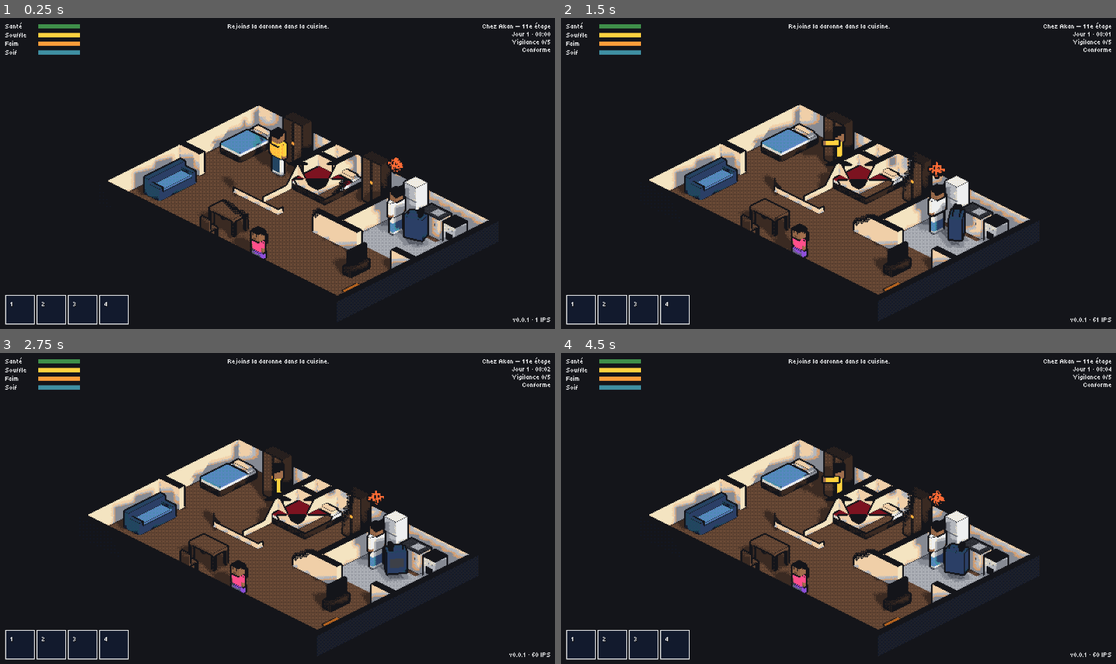
Above: before the commit, frames 1-4 (two rows, left to right).
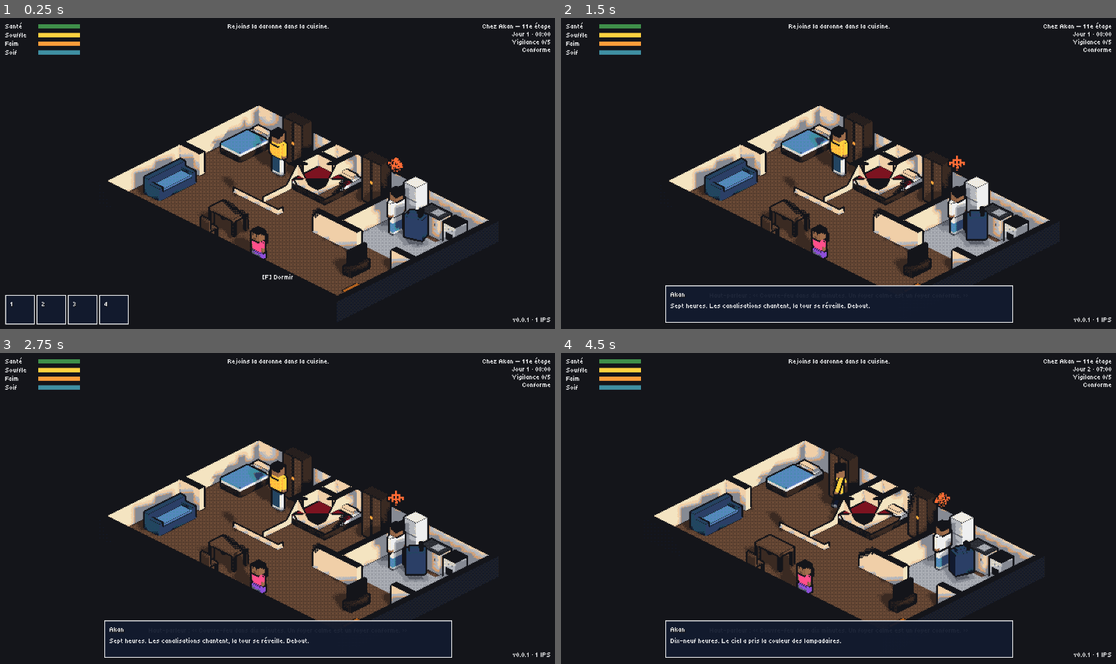
Above: after the commit, the same moments.

Repository: Yato-350/91350
Game: Godot game, scene res://scenes/main/game.tscn
The game is run twice, just before and just after one commit, with the same random seed, the same clock (stepped at 60 frames per second) and the same inputs.
Inputs (mouse positions are in pixels of both pictures, inside the frame that each line leads up to):
- Up to frame 1 (0.25 s): no input
- Up to frame 2 (1.5 s): tap Enter (ui_accept) at 0.5, 0.77 s; move the mouse to (960, 157) at 0.52 s; hold D (move_right) 0.53-1.25 s; hold F (interact) 0.53-1.25 s; click (960, 157) at 0.67 s; click (966, 248) at 1.25 s, where only the run after the commit has a clickable "Dormir jusqu'au matin"
- Up to frame 3 (2.75 s): drag from (166, 524) to (249, 570) at 2.02 s
- Up to frame 4 (4.5 s): move the mouse to (894, 440) at 2.77 s; hold D (move_right) 2.78-3.5 s; hold Space (attack) 2.78-3.5 s; tap F (interact) at 3.05 s; click (966, 595) at 3.5 s, where only the run after the commit has a clickable "Faire une sieste jusqu'au soir"; drag from (810, 570) to (672, 461) at 4.27 s

The runs differ from the first frame. In frame 1, less than 0.1% of the frame differs, in the area x 47-53%, y 82-85%; in frame 2, 18%; in frame 3, 19%, in the area x 0-100%, y 4-99%; in frame 4, 13%.

Commit message:
feat: gris du régime, points d'action, lit d'Akan et horaires du point de ration
- La saturation du rendu suit le lieu : 0,6 sous le régime, pleine couleur une fois
  la zone libérée (transition de 4 s) ; un logement garde toujours ses couleurs.
- Points d'action en données (« spots ») : un geste joue un dialogue, sous condition,
  et peut être un délit (tag, sabotage).
- Le lit d'Akan : dormir jusqu'au matin ou faire la sieste jusqu'au soir ; la nuit
  répare le corps.
- Le point de ration ouvre de 7 h à 20 h ; un personnage part quand sa condition de
  présence cesse d'être vraie, horaires compris.
- Le vocabulaire des dialogues se partage entre Story (récit) et Neighbourhood
  (quartier).

Co-Authored-By: Claude Opus 5.5 <noreply@anthropic.com>
Claude-Session: https://claude.ai/code/session_0191MuXXX6bNUbLG7aSk85Tz

Diff:
--- a/data/interiors/appartement_akan.json
+++ b/data/interiors/appartement_akan.json
@@ -2,10 +2,11 @@
 	"id": "appartement_akan",
 	"name": "PLACE_APPARTEMENT_AKAN",
 	"territory": "grigny2",
+	"home": true,
 	"plan": [
 		"#############",
 		"#b.w#B.w#fkc#",
-		"#b.l#B..#de,#",
+		"#bzl#B..#de,#",
 		"#...#..m#,,i#",
 		"##.###.###.##",
 		"#s........v.#",
@@ -21,7 +22,8 @@
 		"i": "cuisine",
 		"e": "evier",
 		"d": "daronne",
-		"y": "maya"
+		"y": "maya",
+		"z": "lit"
 	},
 	"floors": {
 		",": "beton_5"
@@ -79,6 +81,17 @@
 			"at": "evier"
 		}
 	],
+	"spots": [
+		{
+			"id": "lit",
+			"at": "lit",
+			"prompt": "PROMPT_DORMIR",
+			"dialogue": [
+				"akan",
+				"dormir"
+			]
+		}
+	],
 	"npcs": [
 		{
 			"id": "daronne",
--- a/data/interiors/appartement_lucien.json
+++ b/data/interiors/appartement_lucien.json
@@ -2,6 +2,7 @@
 	"id": "appartement_lucien",
 	"name": "PLACE_APPARTEMENT_LUCIEN",
 	"territory": "grigny2",
+	"home": true,
 	"plan": [
 		"###########",
 		"#ss...ee..#",
--- a/data/schemas/interiors.schema.json
+++ b/data/schemas/interiors.schema.json
@@ -24,6 +24,10 @@
 			"type": "string",
 			"description": "Zone de territoire qui abrite ce lieu."
 		},
+		"home": {
+			"type": "boolean",
+			"description": "Un logement : il garde ses couleurs même sous le régime."
+		},
 		"plan": {
 			"type": "array",
 			"minItems": 3,
@@ -196,6 +200,51 @@
 				}
 			}
 		},
+		"spots": {
+			"type": "array",
+			"description": "Points d'action : interagir joue un dialogue (lit, mur à taguer, boîtier).",
+			"items": {
+				"type": "object",
+				"required": [
+					"id",
+					"at",
+					"prompt",
+					"dialogue"
+				],
+				"additionalProperties": false,
+				"properties": {
+					"id": {
+						"type": "string",
+						"pattern": "^[a-z][a-z0-9_]*$"
+					},
+					"at": {
+						"type": "string",
+						"description": "Repère du point."
+					},
+					"prompt": {
+						"type": "string",
+						"description": "Clé du verbe affiché."
+					},
+					"dialogue": {
+						"type": "array",
+						"description": "[fichier de dialogue/, entrée].",
+						"items": {
+							"type": "string"
+						},
+						"minItems": 2,
+						"maxItems": 2
+					},
+					"if": {
+						"type": "object",
+						"description": "Condition pour que le geste soit possible (voir conditions.gd)."
+					},
+					"offence": {
+						"type": "boolean",
+						"description": "Vrai pour un geste interdit : les guetteurs qui voient Akan s'inquiètent."
+					}
+				}
+			}
+		},
 		"cameras": {
 			"type": "array",
 			"items": {
--- a/data/schemas/zones.schema.json
+++ b/data/schemas/zones.schema.json
@@ -143,6 +143,51 @@
 					"if": {
 						"type": "object",
 						"description": "Condition de présence (voir scripts/systems/quests/conditions.gd)."
+					}
+				}
+			}
+		},
+		"spots": {
+			"type": "array",
+			"description": "Points d'action : interagir joue un dialogue (lit, mur à taguer, boîtier).",
+			"items": {
+				"type": "object",
+				"required": [
+					"id",
+					"at",
+					"prompt",
+					"dialogue"
+				],
+				"additionalProperties": false,
+				"properties": {
+					"id": {
+						"type": "string",
+						"pattern": "^[a-z][a-z0-9_]*$"
+					},
+					"at": {
+						"type": "string",
+						"description": "Repère du point."
+					},
+					"prompt": {
+						"type": "string",
+						"description": "Clé du verbe affiché."
+					},
+					"dialogue": {
+						"type": "array",
+						"description": "[fichier de dialogue/, entrée].",
+						"items": {
+							"type": "string"
+						},
+						"minItems": 2,
+						"maxItems": 2
+					},
+					"if": {
+						"type": "object",
+						"description": "Condition pour que le geste soit possible (voir conditions.gd)."
+					},
+					"offence": {
+						"type": "boolean",
+						"description": "Vrai pour un geste interdit : les guetteurs qui voient Akan s'inquiètent."
 					}
 				}
 			}
--- a/data/zones/grigny2.json
+++ b/data/zones/grigny2.json
@@ -82,7 +82,13 @@
 			"character": "vigile",
 			"at": "-68.5,-143.5",
 			"dialogue": "file",
-			"cue": "controle"
+			"cue": "controle",
+			"if": {
+				"hours": [
+					7,
+					20
+				]
+			}
 		},
 		{
 			"id": "monsieur_paul",
@@ -93,6 +99,10 @@
 			"if": {
 				"not_flags": [
 					"paul_embarque"
+				],
+				"hours": [
+					7,
+					20
 				]
 			}
 		},
@@ -101,14 +111,26 @@
 			"character": "civil_2",
 			"at": "-68.5,-139.5",
 			"dialogue": "voisins",
-			"cue": "file"
+			"cue": "file",
+			"if": {
+				"hours": [
+					7,
+					20
+				]
+			}
 		},
 		{
 			"id": "voisin_file",
 			"character": "civil_3",
 			"at": "-68.5,-138",
 			"dialogue": "voisins",
-			"cue": "file_2"
+			"cue": "file_2",
+			"if": {
+				"hours": [
+					7,
+					20
+				]
+			}
 		},
 		{
 			"id": "tonton",
--- a/locale/strings.csv
+++ b/locale/strings.csv
@@ -130,6 +130,7 @@
 PROMPT_MONTER,"Monter"
 PROMPT_DESCENDRE,"Descendre"
 PROMPT_FRAPPER,"Frapper"
+PROMPT_DORMIR,"Dormir"
 QUEST_ASCENSEUR,"Ascenseur en panne"
 QUEST_ASCENSEUR_SUMMARY,"La daronne a besoin d'eau. L'ascenseur, lui, a besoin d'un miracle."
 OBJ_ASCENSEUR_PARLER,"Rejoins la daronne dans la cuisine."
@@ -140,7 +141,7 @@
 OBJ_ASCENSEUR_HALL,"Descends au hall par l'escalier."
 QUEST_FILE,"La file"
 QUEST_FILE_SUMMARY,"Le point de ration est sur l'esplanade, sous les caméras. Il faut y passer quand même."
-OBJ_FILE_ALLER,"Va au point de ration, sur l'esplanade à l'est de la tour."
+OBJ_FILE_ALLER,"Va au point de ration, sur l'esplanade à l'est de la tour (ouvert de 7 h à 20 h)."
 OBJ_FILE_CONTROLE,"Passe le contrôle du Vigile."
 OBJ_FILE_EAU,"Récupère ton eau."
 OBJ_FILE_RAPPORTER,"Rapporte l'eau à la daronne, au 11e."
--- a/scripts/actors/npc.gd
+++ b/scripts/actors/npc.gd
@@ -7,6 +7,8 @@
 const BODY_HEIGHT := 1.7
 ## Entrée jouée par défaut dans son fichier de dialogue.
 const DEFAULT_CUE := "start"
+## La condition de présence (horaires compris) se relit à ce rythme, en secondes.
+const PRESENCE_CHECK_SECONDS := 1.0
 ## En deçà de cette distance, l'habitant tourne la tête vers Akan.
 const LOOK_DISTANCE := 4.0
 ## Hauteur des yeux d'Akan, que l'on regarde.
@@ -19,6 +21,8 @@
 var visual := CharacterVisual.new()
 ## Condition de présence : quand elle devient fausse, le personnage part.
 var presence := {}
+
+var _presence_left := PRESENCE_CHECK_SECONDS
 
 
 ## Crée le personnage décrit par une entrée « npcs » d'un lieu :
@@ -56,7 +60,11 @@
 		queue_free()
 
 
-func _process(_delta: float) -> void:
+func _process(delta: float) -> void:
+	_presence_left -= delta
+	if _presence_left <= 0.0 and not presence.is_empty():
+		_presence_left = PRESENCE_CHECK_SECONDS
+		_check_presence()
 	var player := get_tree().get_first_node_in_group(Player.GROUP) as Player
 	if player != null and player.global_position.distance_to(global_position) < LOOK_DISTANCE:
 		visual.look_at_point(player.global_position + Vector3.UP * EYE_HEIGHT)
--- a/scripts/autoload/game_state.gd
+++ b/scripts/autoload/game_state.gd
@@ -83,10 +83,7 @@
 	for item_id: String in CONFISCATED:
 		inventory.remove(item_id, ceili(inventory.count(item_id) / 2.0))
 	vitals.heal(RELEASE_HEALTH - vitals.health)
-	var until_wake := fposmod(
-		WAKE_HOUR * GameClock.MINUTES_PER_HOUR - clock.minutes, GameClock.MINUTES_PER_DAY
-	)
-	advance_time(until_wake / GameClock.MINUTES_PER_SECOND)
+	advance_time(clock.minutes_until(WAKE_HOUR) / GameClock.MINUTES_PER_SECOND)
 	_offence_until = -1.0
 	set_flag("deja_arrete")
 
--- a/scripts/main/main.gd
+++ b/scripts/main/main.gd
@@ -8,6 +8,8 @@
 
 const DEFAULT_ZONE := "res://scenes/zones/test_zone.tscn"
 const COLOR_FADE_SECONDS := 1.5
+## Au moment où une zone se libère, ses couleurs reviennent lentement.
+const LIBERATION_SECONDS := 4.0
 ## Où Akan se réveille après une arrestation.
 const HOME := "zone:appartement_akan"
 ## Durée du fondu au noir, à l'aller comme au retour, quand Akan change de lieu.
@@ -60,6 +62,7 @@
 	_layout_ui()
 	EventBus.travel_requested.connect(_on_travel_requested)
 	EventBus.player_downed.connect(_on_player_downed)
+	EventBus.zone_liberated.connect(_on_zone_liberated)
 	var screenshot_scene := parse_screenshot_scene(OS.get_cmdline_user_args())
 	if not screenshot_scene.is_empty():
 		_run_screenshot_mode(screenshot_scene)
@@ -86,8 +89,20 @@
 		_toggle_fullscreen()
 	elif event.is_action_pressed(&"debug_toggle_color"):
 		_colour_enabled = not _colour_enabled
-		var target := 1.0 if _colour_enabled else 0.0
+		var target := _zone_saturation() if _colour_enabled else 0.0
 		EventBus.saturation_change_requested.emit(target, COLOR_FADE_SECONDS)
+
+
+# Gris dans une zone du régime, couleur une fois libre (une scène d'essai : couleur).
+func _zone_saturation() -> float:
+	var zone := _pixel_view.get_zone() as Zone
+	return zone.saturation() if zone != null else Territory.FREE_SATURATION
+
+
+func _on_zone_liberated(zone_id: String) -> void:
+	if zone_id == GameState.territory_id:
+		_colour_enabled = true
+		EventBus.saturation_change_requested.emit(_zone_saturation(), LIBERATION_SECONDS)
 
 
 ## Charge un lieu et y place Akan. `ref` est un chemin de scène ou « zone:<id>[@repère] » ;
@@ -99,6 +114,9 @@
 	var zone := _pixel_view.get_zone() as Zone
 	GameState.enter(ref, zone.territory_id if zone != null else "")
 	_pixel_view.zoom = zone.get_zoom() if zone != null else 1
+	# Derrière le fondu au noir, la couleur du lieu s'installe d'un coup.
+	_colour_enabled = true
+	EventBus.saturation_change_requested.emit(_zone_saturation(), 0.0)
 	var player := get_player()
 	if player != null and position.size() == 3:
 		player.teleport(Vector3(position[0], position[1], position[2]))
--- /dev/null
+++ b/scripts/systems/dialogue/neighbourhood.gd
@@ -0,0 +1,43 @@
+class_name Neighbourhood
+extends RefCounted
+## Le vocabulaire des fichiers de dialogue, côté quartier : l'heure et le couvre-feu, la
+## réputation d'Akan, le Soutien et la Vigilance de la zone, le sommeil et les trajets
+## (« if curfew() », « $> vigilance(1) »). Le récit lui-même est dans Story.
+
+
+func reputation(group: String) -> int:
+	return GameState.progression.reputation(group)
+
+
+func rep(group: String, amount: int) -> void:
+	GameState.progression.add_reputation(group, amount)
+
+
+func support(amount: int) -> void:
+	GameState.territory.add_support(GameState.territory_id, amount)
+
+
+func vigilance(amount: float) -> void:
+	GameState.surveillance.report(GameState.territory_id, amount)
+
+
+func hour() -> int:
+	return GameState.clock.hour()
+
+
+## Vrai pendant le couvre-feu, avancé d'une heure quand le régime s'inquiète.
+func curfew() -> bool:
+	return GameState.is_curfew()
+
+
+## Akan dort jusqu'à la prochaine fois qu'il est `wake_hour` heures : le temps passe
+## (couvre-feu compris) et la nuit répare le corps ; le ventre, lui, attend le réveil.
+func sleep_until(wake_hour: int) -> void:
+	var minutes := GameState.clock.minutes_until(wake_hour)
+	GameState.advance_time(minutes / GameClock.MINUTES_PER_SECOND)
+	GameState.vitals.heal(Vitals.MAX_HEALTH)
+
+
+## Emmène Akan ailleurs à la fin de la réplique : travel("hall_tour@escalier").
+func travel(target: String) -> void:
+	EventBus.travel_requested.emit(target)
--- a/scripts/systems/dialogue/story.gd
+++ b/scripts/systems/dialogue/story.gd
@@ -1,8 +1,9 @@
 class_name Story
 extends RefCounted
-## Le vocabulaire des fichiers de dialogue : ce qu'une réplique peut lire de la partie
-## (« if flag("radio") ») et ce qu'elle peut y changer (« $> give("piles", 2) »).
-## Les dialogues ne touchent ainsi jamais directement aux systèmes du jeu.
+## Le vocabulaire des fichiers de dialogue, côté récit : ce qu'une réplique peut lire de
+## l'histoire d'Akan (« if flag("radio") ») et ce qu'elle peut y changer
+## (« $> give("piles", 2) »). Le quartier (heure, Soutien, Vigilance) est dans
+## Neighbourhood. Les dialogues ne touchent ainsi jamais directement aux systèmes du jeu.
 
 
 func flag(flag_name: String) -> bool:
@@ -56,34 +57,5 @@
 	return GameState.quests.is_step(quest, step_id)
 
 
-func reputation(group: String) -> int:
-	return GameState.progression.reputation(group)
-
-
-func rep(group: String, amount: int) -> void:
-	GameState.progression.add_reputation(group, amount)
-
-
-func support(amount: int) -> void:
-	GameState.territory.add_support(GameState.territory_id, amount)
-
-
-func vigilance(amount: float) -> void:
-	GameState.surveillance.report(GameState.territory_id, amount)
-
-
 func xp(amount: int) -> void:
 	GameState.progression.add_xp(amount)
-
-
-func hour() -> int:
-	return GameState.clock.hour()
-
-
-func curfew() -> bool:
-	return GameState.clock.is_curfew()
-
-
-## Emmène Akan ailleurs à la fin de la réplique : travel("hall_tour@escalier").
-func travel(target: String) -> void:
-	EventBus.travel_requested.emit(target)
--- a/scripts/systems/territory/territory.gd
+++ b/scripts/systems/territory/territory.gd
@@ -9,6 +9,10 @@
 ## Une zone se libère quand le Contrôle est tombé et que le Soutien a monté.
 const LIBERATION_MAX_CONTROL := 25
 const LIBERATION_MIN_SUPPORT := 75
+## Saturation du rendu dans une zone tenue par le régime : le gris, sans tout éteindre
+## (les couleurs de la vie du quartier percent encore). Libre : pleine couleur.
+const REGIME_SATURATION := 0.6
+const FREE_SATURATION := 1.0
 
 ## zone → {"control": int, "support": int, "liberated": bool}
 var _zones := {}
@@ -48,6 +52,14 @@
 		and control(zone_id) <= LIBERATION_MAX_CONTROL
 		and support(zone_id) >= LIBERATION_MIN_SUPPORT
 	)
+
+
+## La couleur, c'est la liberté : gris dans une zone du régime, couleur une fois libre
+## (et hors de tout territoire, comme la zone d'essai).
+func saturation(zone_id: String) -> float:
+	if not _zones.has(zone_id) or is_liberated(zone_id):
+		return FREE_SATURATION
+	return REGIME_SATURATION
 
 
 func is_liberated(zone_id: String) -> bool:
--- a/scripts/systems/time/game_clock.gd
+++ b/scripts/systems/time/game_clock.gd
@@ -32,6 +32,11 @@
 	return int(minutes / MINUTES_PER_HOUR)
 
 
+## Minutes de jeu avant la prochaine fois qu'il sera `target_hour` heures (0 s'il l'est).
+func minutes_until(target_hour: float) -> float:
+	return fposmod(target_hour * MINUTES_PER_HOUR - minutes, MINUTES_PER_DAY)
+
+
 func format() -> String:
 	return "%02d:%02d" % [hour(), int(minutes) % int(MINUTES_PER_HOUR)]
 
--- a/scripts/ui/dialogue_balloon.gd
+++ b/scripts/ui/dialogue_balloon.gd
@@ -4,7 +4,8 @@
 ## (Calme, Cash, Malin). Pendant un dialogue, le jeu est en pause.
 ##
 ## Les dialogues sont des fichiers dialogue/*.dialogue (addon Dialogue Manager) ; ils
-## lisent et changent la partie par le vocabulaire de Story.
+## lisent et changent la partie par le vocabulaire de Story (le récit) et de
+## Neighbourhood (le quartier).
 
 const DIALOGUE_PATH := "res://dialogue/%s.dialogue"
 const TONE_TAG := "ton"
@@ -20,7 +21,8 @@
 var _waiting_list: Array[Array] = []
 var _resource: DialogueResource
 var _line: DialogueLine
-var _story := Story.new()
+## Ce que les dialogues peuvent lire et changer de la partie.
+var _vocabulary: Array = [Story.new(), Neighbourhood.new()]
 var _waiting := false
 var _speaker := Label.new()
 var _text := RichTextLabel.new()
@@ -99,7 +101,9 @@
 
 func _next(key: String) -> void:
 	_waiting = true
-	var line: DialogueLine = await DialogueManager.get_next_dialogue_line(_resource, key, [_story])
+	var line: DialogueLine = await DialogueManager.get_next_dialogue_line(
+		_resource, key, _vocabulary
+	)
 	_waiting = false
 	if line == null:
 		_finish()
--- /dev/null
+++ b/scripts/world/spot.gd
@@ -0,0 +1,52 @@
+class_name Spot
+extends Interactable
+## Un point d'action posé par les données d'un lieu : le lit d'Akan, un mur à taguer, un
+## boîtier à saboter. Interagir joue un dialogue, et c'est lui qui décide de ce qui se
+## passe ; un geste interdit rend Akan suspect aux yeux de qui le voit.
+
+## Le point se réévalue (heures, drapeaux) à ce rythme, en secondes.
+const REFRESH_SECONDS := 0.5
+
+var spot_id := ""
+## [fichier, entrée] du dialogue joué.
+var dialogue: Array = []
+## Condition (comme le « if » des personnages) pour que le geste soit possible.
+var condition := {}
+## Vrai pour un geste interdit (tag, sabotage).
+var offence := false
+
+var _refresh_left := 0.0
+
+
+## Crée le point décrit par une entrée « spots » d'un lieu :
+## {"id", "at", "prompt", "dialogue": [fichier, entrée], "if", "offence"}.
+static func create(definition: Dictionary) -> Spot:
+	var spot := Spot.new()
+	spot.spot_id = definition["id"]
+	spot.name = "Spot" + spot.spot_id.to_pascal_case()
+	spot.prompt = definition.get("prompt", "")
+	spot.dialogue = definition.get("dialogue", [])
+	spot.condition = definition.get("if", {})
+	spot.offence = definition.get("offence", false)
+	spot.interacted.connect(spot._on_interacted)
+	spot.refresh()
+	return spot
+
+
+## Relit la condition : le geste est-il possible maintenant ?
+func refresh() -> void:
+	enabled = Conditions.check(condition)
+
+
+func _process(delta: float) -> void:
+	_refresh_left -= delta
+	if _refresh_left <= 0.0:
+		_refresh_left = REFRESH_SECONDS
+		refresh()
+
+
+func _on_interacted(_player: Player) -> void:
+	if offence:
+		GameState.commit_offence()
+	if dialogue.size() == 2:
+		EventBus.dialogue_requested.emit(dialogue[0], dialogue[1])
--- a/scripts/world/zone.gd
+++ b/scripts/world/zone.gd
@@ -76,6 +76,7 @@
 		_add_door(door)
 	_add_props()
 	_add_pickups()
+	_add_spots()
 	_add_npcs()
 	_add_cameras()
 	_add_vigiles()
@@ -100,6 +101,14 @@
 
 func get_zoom() -> int:
 	return INTERIOR_ZOOM if is_interior else 1
+
+
+## Saturation du rendu ici : gris dans le territoire du régime, couleur une fois libre ;
+## un logement (« home ») garde toujours ses couleurs : chez soi, le régime n'entre pas.
+func saturation() -> float:
+	if definition.get("home", false):
+		return Territory.FREE_SATURATION
+	return GameState.territory.saturation(territory_id)
 
 
 func _physics_process(_delta: float) -> void:
@@ -250,6 +259,13 @@
 		add_child(node)
 
 
+func _add_spots() -> void:
+	for spot_data: Dictionary in definition.get("spots", []):
+		var spot := Spot.create(spot_data)
+		spot.position = marker_position(spot_data["at"])
+		add_child(spot)
+
+
 # Un personnage n'est là que si sa condition « if » est vraie à l'arrivée d'Akan.
 func _add_npcs() -> void:
 	for npc: Dictionary in definition.get("npcs", []):
--- a/tests/test_clock_territory.gd
+++ b/tests/test_clock_territory.gd
@@ -66,3 +66,21 @@
 	assert_true(copy.is_liberated("grigny2"))
 	assert_eq(copy.support("grigny2"), 80)
 	assert_false(copy.is_liberated("inconnue"))
+
+
+func test_the_clock_counts_the_minutes_until_an_hour_comes_round() -> void:
+	var clock := GameClock.new()
+	clock.minutes = 14 * 60.0
+	assert_eq(clock.minutes_until(21), 7 * 60.0)
+	assert_eq(clock.minutes_until(7), 17 * 60.0, "demain matin")
+	assert_eq(clock.minutes_until(14), 0.0)
+
+
+func test_the_regime_greys_its_zones_and_freedom_brings_the_colour_back() -> void:
+	var territory := Territory.new()
+	territory.register("grigny2", 85, 15)
+	assert_eq(territory.saturation("grigny2"), Territory.REGIME_SATURATION)
+	assert_lt(Territory.REGIME_SATURATION, 1.0)
+	territory.liberate("grigny2")
+	assert_eq(territory.saturation("grigny2"), 1.0)
+	assert_eq(territory.saturation(""), 1.0, "hors territoire : pleine couleur")
--- a/tests/test_dialogue.gd
+++ b/tests/test_dialogue.gd
@@ -87,6 +87,7 @@
 
 func test_the_story_vocabulary_reads_and_changes_the_game() -> void:
 	var story := Story.new()
+	var street := Neighbourhood.new()
 	GameState.enter("zone:grigny2", "grigny2")
 	story.give("piles", 3)
 	assert_true(story.has("piles", 3))
@@ -96,16 +97,16 @@
 	assert_true(story.flag("radio"))
 	story.clear_flag("radio")
 	assert_false(story.flag("radio"))
-	story.rep("familles", 5)
-	story.support(10)
-	story.vigilance(1)
+	street.rep("familles", 5)
+	street.support(10)
+	street.vigilance(1)
 	story.xp(100)
-	assert_eq(story.reputation("familles"), 5)
+	assert_eq(street.reputation("familles"), 5)
 	assert_eq(GameState.territory.support("grigny2"), 25)
 	assert_eq(GameState.surveillance.level("grigny2"), 1)
 	assert_eq(GameState.progression.level, 2)
 	watch_signals(EventBus)
-	story.travel("hall_tour@escalier")
+	street.travel("hall_tour@escalier")
 	assert_signal_emitted_with_parameters(EventBus, "travel_requested", ["hall_tour@escalier"])
 
 
--- a/tests/test_dialogue_files.gd
+++ b/tests/test_dialogue_files.gd
@@ -30,6 +30,8 @@
 			for door: Dictionary in places[place].get("doors", []):
 				if door.has("dialogue"):
 					requests.append(door["dialogue"])
+			for spot: Dictionary in places[place].get("spots", []):
+				requests.append(spot["dialogue"])
 	var quests := DataRegistry.all("quests")
 	for quest: String in quests:
 		for step: Dictionary in quests[quest]["steps"]:
--- a/tests/test_main.gd
+++ b/tests/test_main.gd
@@ -96,6 +96,28 @@
 	assert_eq(GameState.location, "zone:appartement_akan@porte", "une seule porte à la fois")
 	assert_eq(GameState.territory_id, "grigny2")
 	assert_eq(fade.color.a, 0.0)
+
+
+func test_the_world_turns_grey_in_regime_territory_and_colour_returns_when_freed() -> void:
+	var main := await _make_main()
+	var view: PixelView = main.get_node("PixelView")
+	main.travel_to("zone:grigny2")
+	await wait_process_frames(2)
+	assert_almost_eq(view.saturation, Territory.REGIME_SATURATION, 0.01, "derrière le fondu")
+	GameState.territory.liberate("grigny2")
+	await wait_seconds(Main.LIBERATION_SECONDS + 0.2)
+	assert_almost_eq(view.saturation, 1.0, 0.01)
+
+
+func test_a_family_home_keeps_its_colours_but_the_landing_is_grey() -> void:
+	var main := await _make_main()
+	var view: PixelView = main.get_node("PixelView")
+	main.travel_to("zone:appartement_akan")
+	await wait_process_frames(2)
+	assert_almost_eq(view.saturation, Territory.FREE_SATURATION, 0.01, "chez soi")
+	main.travel_to("zone:palier_11")
+	await wait_process_frames(2)
+	assert_almost_eq(view.saturation, Territory.REGIME_SATURATION, 0.01, "les communs")
 
 
 func test_the_view_comes_closer_indoors() -> void:
--- /dev/null
+++ b/tests/test_spots.gd
@@ -0,0 +1,101 @@
+extends GutTest
+## Les points d'action posés par les données : un geste, un dialogue, parfois un délit.
+
+const PLAYER_SCENE := preload("res://scenes/actors/player.tscn")
+
+
+func before_each() -> void:
+	GameState.new_game()
+
+
+func after_each() -> void:
+	get_tree().paused = false
+	GameState.new_game()
+
+
+func test_a_spot_opens_its_dialogue() -> void:
+	var spot := Spot.create(
+		{"id": "lit", "at": "default", "prompt": "PROMPT_DORMIR", "dialogue": ["akan", "dormir"]}
+	)
+	add_child_autofree(spot)
+	assert_eq(spot.prompt, "PROMPT_DORMIR")
+	watch_signals(EventBus)
+	spot.interact(null)
+	assert_signal_emitted_with_parameters(EventBus, "dialogue_requested", ["akan", "dormir"])
+
+
+func test_a_spot_is_usable_only_while_its_condition_holds() -> void:
+	var spot := Spot.create(
+		{
+			"id": "mur",
+			"at": "default",
+			"prompt": "PROMPT_TAGUER",
+			"dialogue": ["pixel", "tag"],
+			"if": {"hours": [21, 6]}
+		}
+	)
+	add_child_autofree(spot)
+	GameState.clock.minutes = 12 * 60.0
+	spot.refresh()
+	assert_false(spot.enabled, "de jour, trop risqué")
+	GameState.clock.minutes = 22 * 60.0
+	spot.refresh()
+	assert_true(spot.enabled)
+
+
+func test_an_illegal_gesture_is_an_offence() -> void:
+	var spot := Spot.create(
+		{
+			"id": "mur",
+			"at": "default",
+			"prompt": "PROMPT_TAGUER",
+			"dialogue": ["pixel", "tag"],
+			"offence": true
+		}
+	)
+	add_child_autofree(spot)
+	assert_false(GameState.is_offending())
+	spot.interact(null)
+	assert_true(GameState.is_offending())
+
+
+func test_sleeping_moves_the_clock_to_the_chosen_hour_and_rests_the_body() -> void:
+	var street := Neighbourhood.new()
+	GameState.clock.minutes = 14 * 60.0
+	GameState.vitals.damage(40.0)
+	var day := GameState.clock.day
+	street.sleep_until(21)
+	assert_eq(GameState.clock.hour(), 21)
+	assert_eq(GameState.clock.day, day)
+	assert_eq(GameState.vitals.health, Vitals.MAX_HEALTH, "une nuit répare")
+	street.sleep_until(7)
+	assert_eq(GameState.clock.hour(), 7)
+	assert_eq(GameState.clock.day, day + 1)
+
+
+func test_places_install_their_spots() -> void:
+	var home := Zone.create("appartement_akan")
+	add_child_autofree(home)
+	await wait_process_frames(2)
+	var bed := home.get_node_or_null("SpotLit") as Spot
+	assert_not_null(bed)
+	assert_eq(bed.dialogue, ["akan", "dormir"])
+	var at := bed.global_position
+	assert_lt(
+		at.distance_to(home.marker_position("default")), 2.0, "le lit est dans la chambre d'Akan"
+	)
+
+
+func test_the_ration_point_is_open_by_day_only() -> void:
+	GameState.clock.minutes = 10 * 60.0
+	var day := Zone.create("grigny2@point_ration")
+	add_child_autofree(day)
+	await wait_process_frames(2)
+	assert_not_null(day.get_node_or_null("VigileRation"))
+	day.free()
+	GameState.clock.minutes = 22 * 60.0
+	var night := Zone.create("grigny2@point_ration")
+	add_child_autofree(night)
+	await wait_process_frames(2)
+	assert_null(night.get_node_or_null("VigileRation"), "fermé la nuit")
+	assert_null(night.get_node_or_null("VoisineFile"))
Not shown, changed: dialogue/akan.dialogue
Not shown, added: scripts/systems/dialogue/neighbourhood.gd.uid
Not shown, added: scripts/world/spot.gd.uid
Not shown, added: tests/test_spots.gd.uid
Not shown, changed: docs/DECISIONS.md
